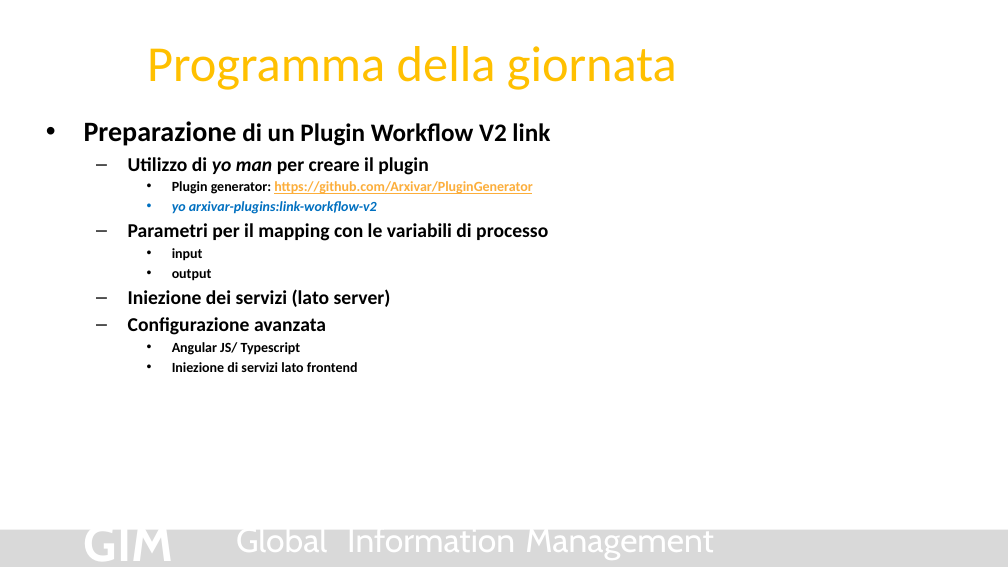
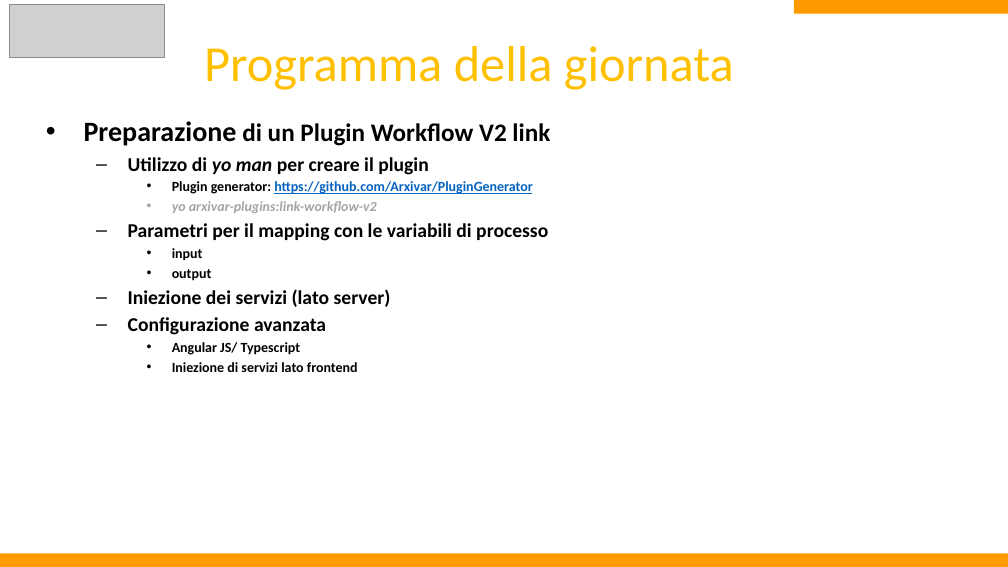
Before and after one commit to Arxivar/Arxivar-Next-Dev-4, a slide deck: slide 3 of doc/ARXDev4.pptx. Drawn at 1008x567 pixels with LibreOffice and Linux fonts; fonts in the diff are those of the drawing; grey boxes stand for pictures; background and template pictures are left out. Boxes give left, top, right and bottom in pixels: in the first picture for what was removed or moved away, otherwise in the second. Text is boxed around its words. In the diff, an @@ line names an element or a change of style, - is before the commit and + after.

Commit message:
Updated slides with workflow v2 plugin 2

```diff
--- a/doc/ARXDev4.pptx
+++ b/doc/ARXDev4.pptx
@@ picture added at [10,4,165,57] @@
@@ title "Programma della giornata": place and size @@
-title "Programma della giornata" at [147,46,677,90]
+title "Programma della giornata" at [204,46,734,90]
@@ rectangle added at [794,0,1008,14], fill #FF9900 @@
@@ text at [172,181,532,213]: text colour #FCAE3B to #0563C1 in "https://github.com/Arxivar/PluginGenerator"; text colour #0070C0 to #A5A5A5 in "yo arxivar-plugins:link-workflow-v2" @@
@@ text removed at [84,512,173,567] @@
-GIM
@@ text removed at [236,520,327,561] @@
-Global
@@ text removed at [347,520,515,561] @@
-Information
@@ text removed at [525,520,714,561] @@
-Management
@@ rectangle: place and size @@
-rectangle at [0,529,1008,566]
+rectangle at [0,553,1008,567]
@@ rectangle at [0,553,1008,567]: fill #D9D9D9 to #FF9900 @@
```
Also in this commit, not shown: 4 other slides changed.
